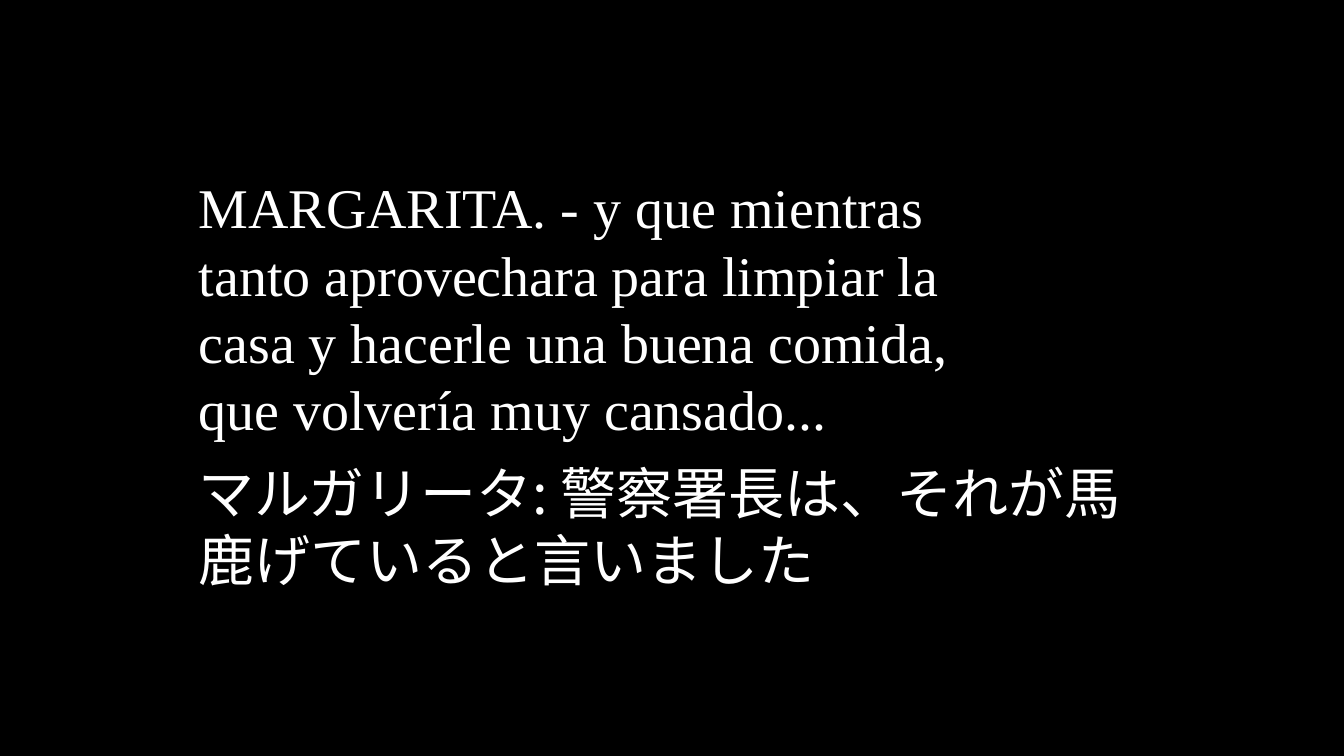
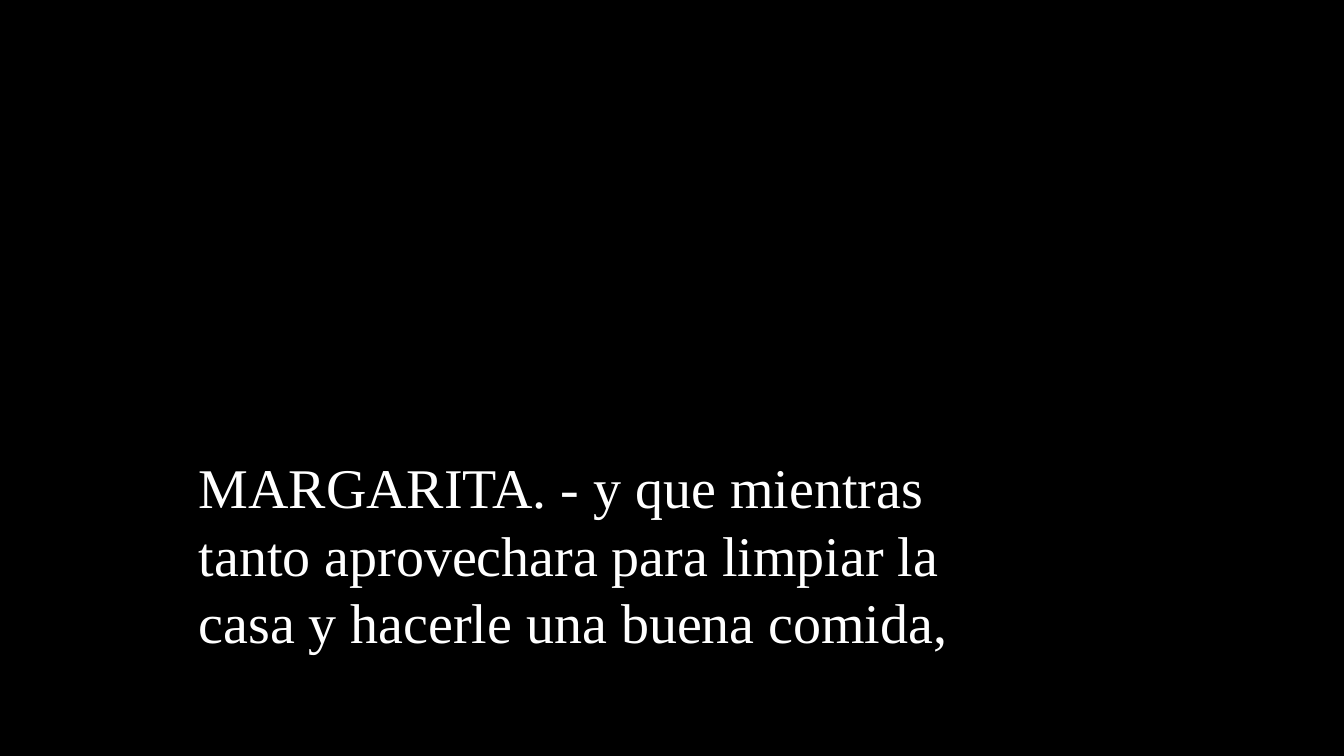
Before and after one commit to oulcggc/lang-drama-caption, a slide deck: slide 115 of complete-cap.pptx (slide 113 before the commit). Drawn at 1344x756 pixels with LibreOffice and Linux fonts; fonts in the diff are those of the drawing. Boxes give left, top, right and bottom in pixels: in the first picture for what was removed or moved away, otherwise in the second. Text is boxed around its words. In the diff, an @@ line names an element or a change of style, - is before the commit and + after.

```diff
--- a/complete-cap.pptx
+++ b/complete-cap.pptx
@@ text at (199, 471, 948, 653): text changed @@
-MARGARITA. - y que mientras tanto aprovechara para limpiar la casa y hacerle una buena comida, que volvería muy cansado...
+MARGARITA. - y que mientras tanto aprovechara para limpiar la casa y hacerle una buena comida,
@@ text removed at (199, 466, 1121, 586) @@
-マルガリータ: 警察署長は、それが馬鹿げていると言いました
```
Also in this commit, not shown: 115 other slides changed, 44 slides added, 42 slides removed, 2 other files.
